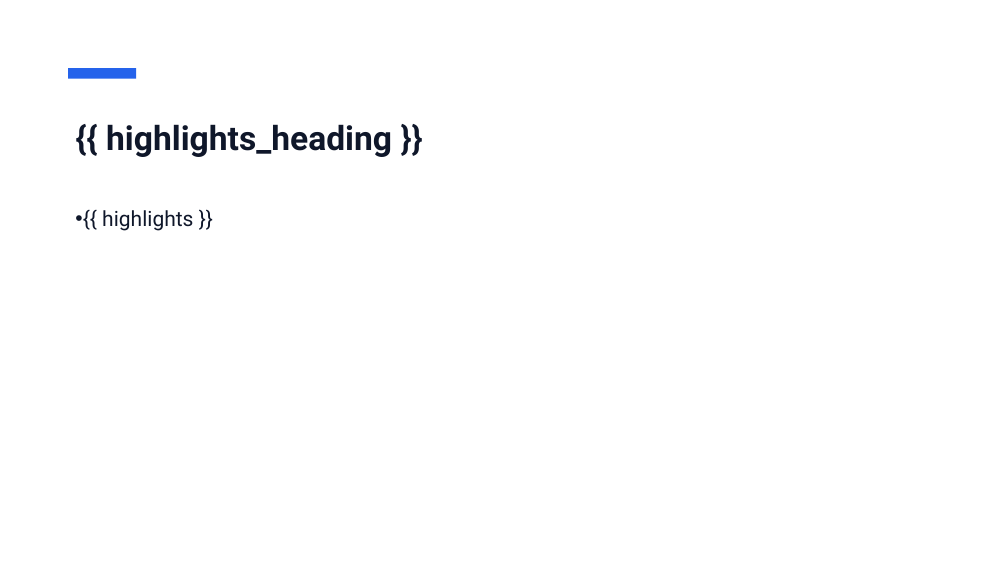
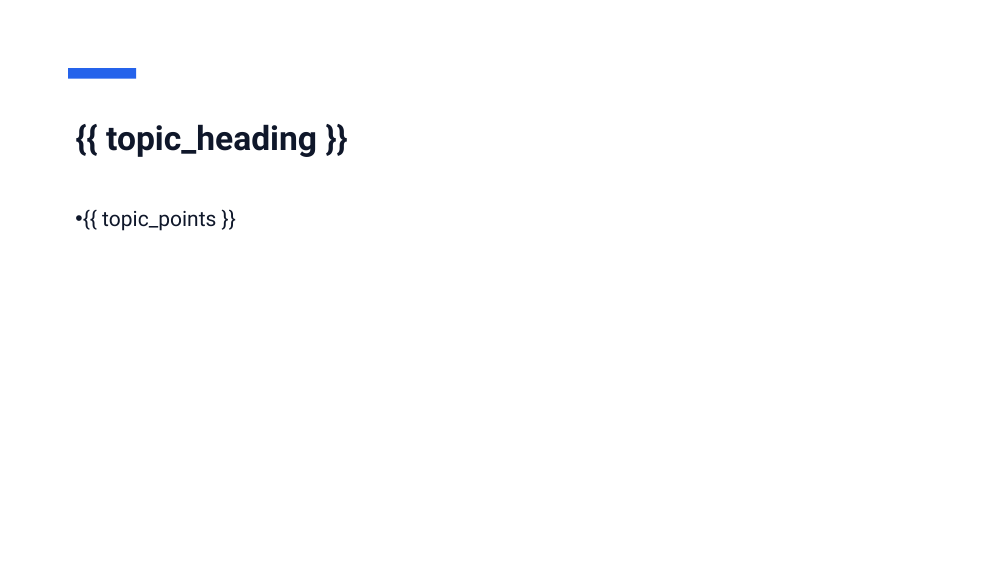
Before and after one commit to DolfusNegunda/doc_skills, a slide deck: slide 5 of building-document-templates/registry/_builtin/exec_update/template.pptx. Drawn at 1008x567 pixels with LibreOffice and Linux fonts; fonts in the diff are those of the drawing. Boxes give left, top, right and bottom in pixels: in the first picture for what was removed or moved away, otherwise in the second. Text is boxed around its words. In the diff, an @@ line names an element or a change of style, - is before the commit and + after.

```diff
--- a/building-document-templates/registry/_builtin/exec_update/template.pptx
+++ b/building-document-templates/registry/_builtin/exec_update/template.pptx
@@ title at bbox=[106, 124, 317, 157]: text changed @@
-{{ highlights_heading }}
+{{ topic_heading }}
@@ text at bbox=[102, 211, 216, 231]: text changed @@
-• {{ highlights }}
+• {{ topic_points }}
```
Also in this commit, not shown: 9 other files.
